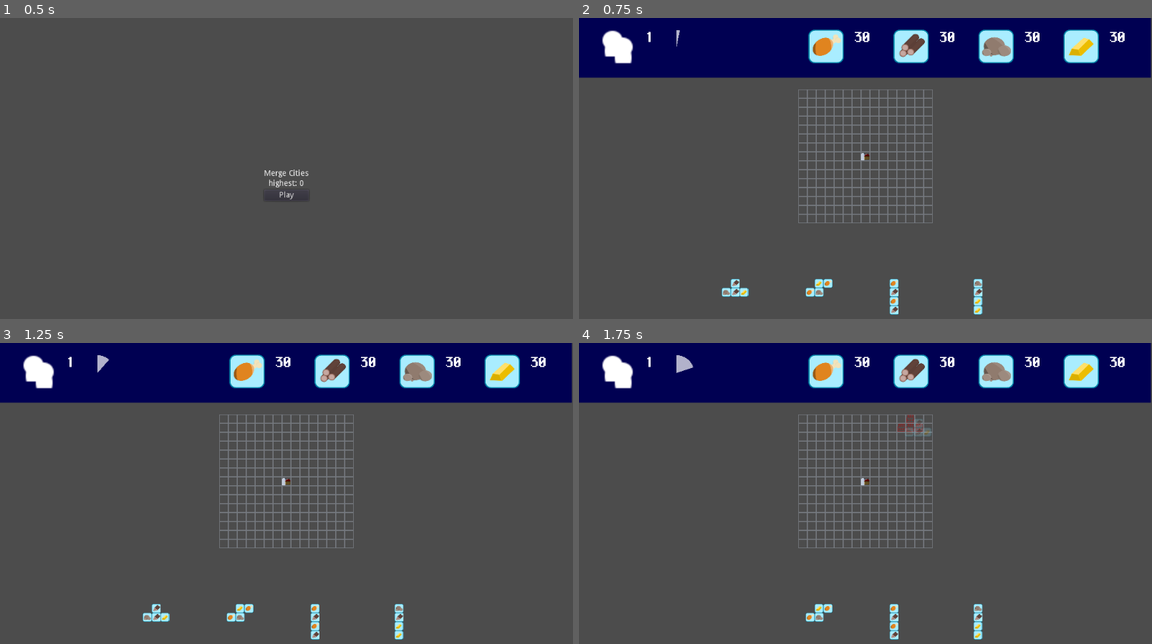
Above: before the commit, frames 1-4 (two rows, left to right).
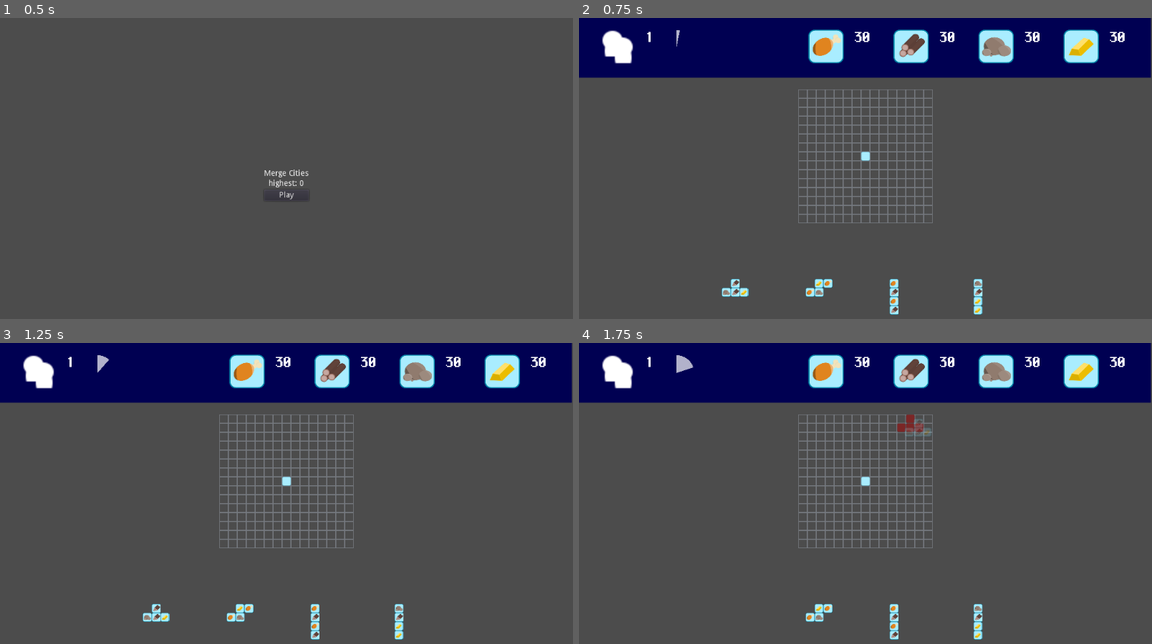
Above: after the commit, the same moments.

Repository: T4g1/gd-wildjam13
Game: Godot game, scene res://main.tscn
The game is run twice, just before and just after one commit, with the same random seed, the same clock (stepped at 60 frames per second) and the same inputs.
Inputs (mouse positions are in pixels of both pictures, inside the frame that each line leads up to):
- Up to frame 1 (0.5 s): no input
- Up to frame 2 (0.75 s): click "Play" at 0.5 s
- Up to frame 3 (1.25 s): no input
- Up to frame 4 (1.75 s): tap Enter at 1.25 s; drag from (739, 622) to (922, 436) at 1.27 s

Frame 1 is identical in both runs. In frame 2, less than 0.1% of the frame differs, in the area x 49-51%, y 44-48%; in frame 3, less than 0.1%; in frame 4, 0.2%, in the area x 49-61%, y 23-48%.

Commit message:
[fix] Ghost tile

Diff:
--- a/main.tscn
+++ b/main.tscn
@@ -19,6 +19,7 @@
 mouse_filter = 2
 
 [node name="GameOver" parent="." instance=ExtResource( 4 )]
+visible = false
 [connection signal="play" from="Introduction" to="." method="_on_play"]
 [connection signal="game_over" from="Game" to="." method="_on_game_over"]
 [connection signal="hide" from="GameOver" to="." method="_on_popup_hide"]
--- a/nodes/City/City.gd
+++ b/nodes/City/City.gd
@@ -19,7 +19,7 @@
 	for bloc in $Blocs.get_children():
 		bloc.free()
 
-	$Grid.set_cell(starting_point.x, starting_point.y, 1)
+	$Grid.set_cell(starting_point.x, starting_point.y, 8)
 
 func show_ghost(polymino):
 	var city_size = $Grid.grid_size * $Grid.cell_size
--- a/nodes/Grid/Grid.tscn
+++ b/nodes/Grid/Grid.tscn
@@ -1,37 +1,16 @@
-[gd_scene load_steps=11 format=2]
+[gd_scene load_steps=10 format=2]
 
 [ext_resource path="res://nodes/Grid/Grid.gd" type="Script" id=1]
-[ext_resource path="res://assets/tiles/factory.png" type="Texture" id=2]
-[ext_resource path="res://assets/tiles/farm.png" type="Texture" id=3]
-[ext_resource path="res://assets/tiles/food.png" type="Texture" id=4]
-[ext_resource path="res://assets/tiles/gold.png" type="Texture" id=5]
-[ext_resource path="res://assets/tiles/rock.png" type="Texture" id=6]
-[ext_resource path="res://assets/tiles/wood.png" type="Texture" id=7]
-[ext_resource path="res://assets/grid_lines.png" type="Texture" id=8]
+[ext_resource path="res://assets/tiles/food.png" type="Texture" id=2]
+[ext_resource path="res://assets/tiles/gold.png" type="Texture" id=3]
+[ext_resource path="res://assets/tiles/rock.png" type="Texture" id=4]
+[ext_resource path="res://assets/tiles/wood.png" type="Texture" id=5]
+[ext_resource path="res://assets/tiles/empty.png" type="Texture" id=6]
+[ext_resource path="res://assets/grid_lines.png" type="Texture" id=7]
 
 [sub_resource type="TileSet" id=1]
-0/name = "factory.png 0"
-0/texture = ExtResource( 2 )
-0/tex_offset = Vector2( 0, 0 )
-0/modulate = Color( 1, 1, 1, 1 )
-0/region = Rect2( 0, 0, 16, 16 )
-0/tile_mode = 0
-0/occluder_offset = Vector2( 0, 0 )
-0/navigation_offset = Vector2( 0, 0 )
-0/shapes = [  ]
-0/z_index = 0
-1/name = "farm.png 1"
-1/texture = ExtResource( 3 )
-1/tex_offset = Vector2( 0, 0 )
-1/modulate = Color( 1, 1, 1, 1 )
-1/region = Rect2( 0, 0, 16, 16 )
-1/tile_mode = 0
-1/occluder_offset = Vector2( 0, 0 )
-1/navigation_offset = Vector2( 0, 0 )
-1/shapes = [  ]
-1/z_index = 0
 2/name = "food.png 2"
-2/texture = ExtResource( 4 )
+2/texture = ExtResource( 2 )
 2/tex_offset = Vector2( 0, 0 )
 2/modulate = Color( 1, 1, 1, 1 )
 2/region = Rect2( 0, 0, 16, 16 )
@@ -70,10 +49,20 @@
 6/navigation_offset = Vector2( 0, 0 )
 6/shapes = [  ]
 6/z_index = 0
+8/name = "empty.png 8"
+8/texture = ExtResource( 6 )
+8/tex_offset = Vector2( 0, 0 )
+8/modulate = Color( 1, 1, 1, 1 )
+8/region = Rect2( 0, 0, 16, 16 )
+8/tile_mode = 0
+8/occluder_offset = Vector2( 0, 0 )
+8/navigation_offset = Vector2( 0, 0 )
+8/shapes = [  ]
+8/z_index = 0
 
 [sub_resource type="TileSet" id=2]
 0/name = "grid_lines.png 0"
-0/texture = ExtResource( 8 )
+0/texture = ExtResource( 7 )
 0/tex_offset = Vector2( 0, 0 )
 0/modulate = Color( 1, 1, 1, 1 )
 0/region = Rect2( 0, 0, 16, 16 )
--- a/nodes/Polymino/Polymino.gd
+++ b/nodes/Polymino/Polymino.gd
@@ -60,7 +60,7 @@
 		if !ghost:
 			tiles.push_front(ResourceType.TYPES_TILES_ID[type])
 		else:
-			tiles.push_front(0)
+			tiles.push_front(8)
 
 	# TODO give types to set_content
 	$Grid.set_content(PATTERN[shape], TETROMINO_SIZE, tiles)
Not shown, removed: assets/icons/food.png.import
Binary file added: assets/tiles/empty.png
Binary file removed: assets/tiles/factory.png
Not shown, removed: assets/tiles/factory.png.import
Binary file removed: assets/tiles/farm.png
Not shown: 3 places in nodes/Grid/Grid.tscn that only renumber resources
